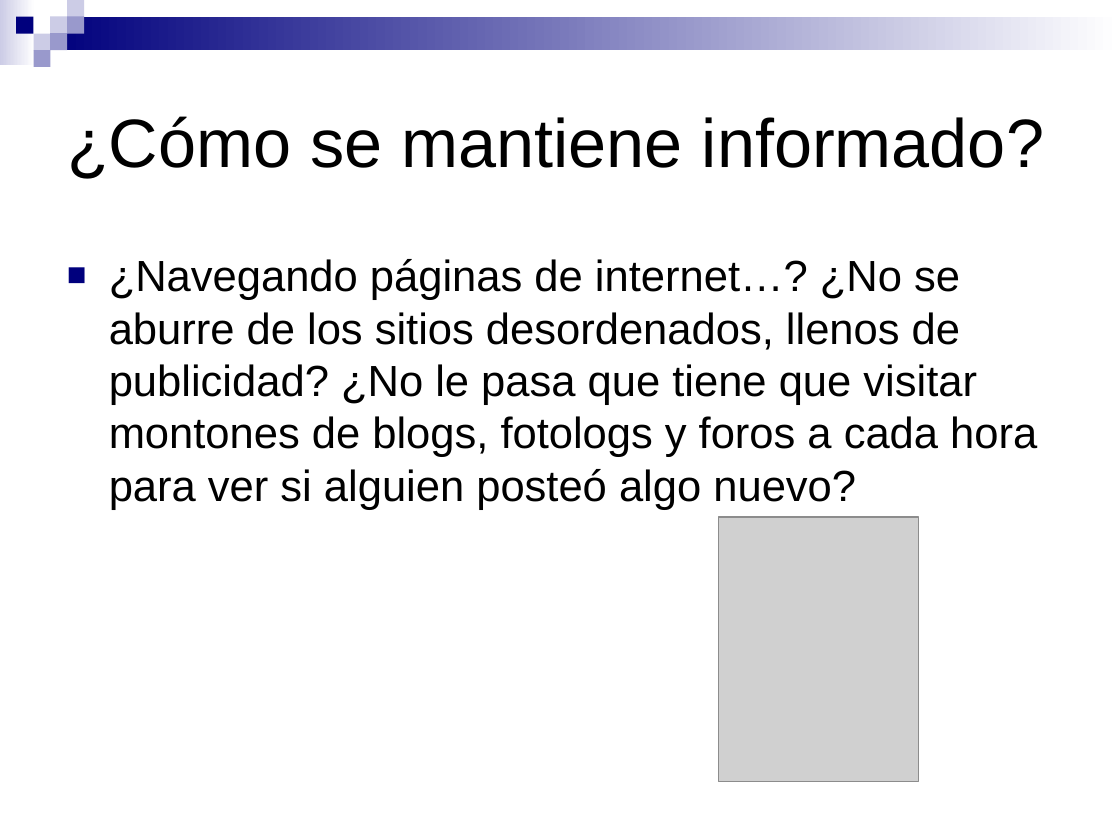
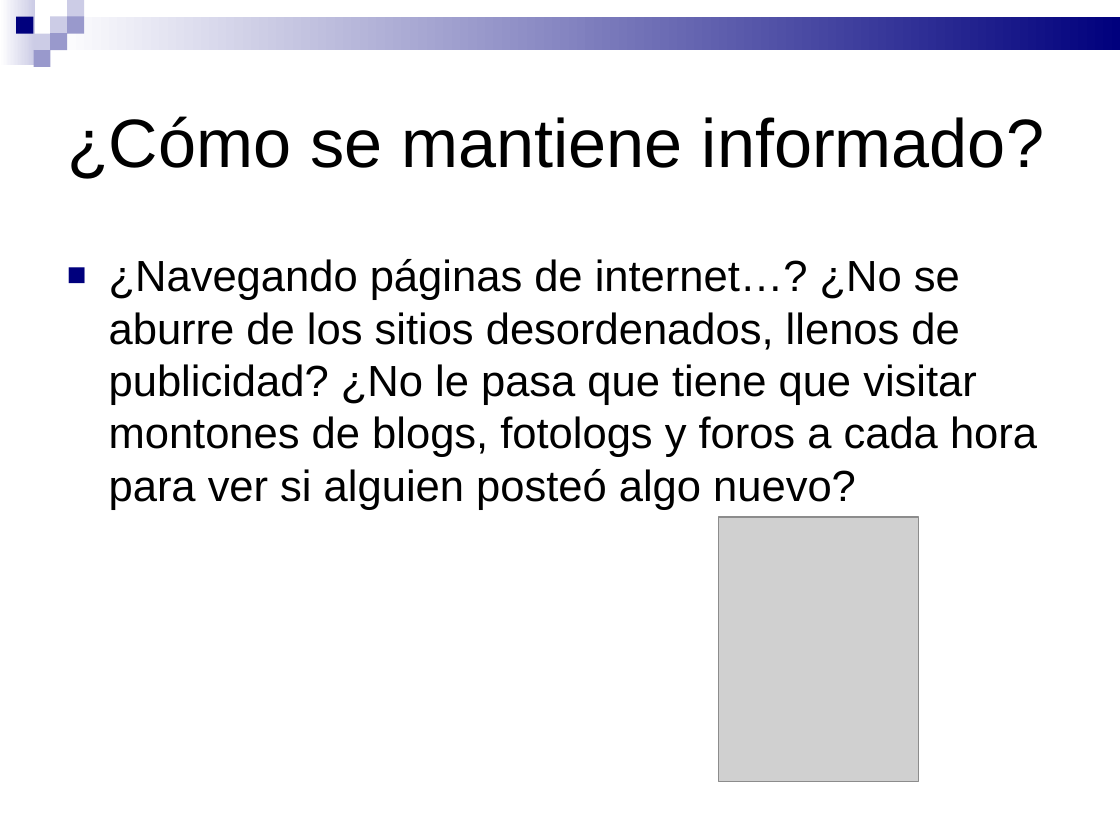
Before and after one commit to pablorusso/breader, a slide deck: slide 4 of disenio/presentacion.ppt. Drawn at 1120x840 pixels with LibreOffice and Linux fonts; fonts in the diff are those of the drawing; grey boxes stand for pictures. Boxes give left, top, right and bottom in pixels: in the first picture for what was removed or moved away, otherwise in the second. Text is boxed around its words. In the diff, an @@ line names an element or a change of style, - is before the commit and + after.

```diff
--- a/disenio/presentacion.ppt
+++ b/disenio/presentacion.ppt
@@ rectangle at (x1=0, y1=0, x2=35, y2=65): fill gradient #FFFFFF to #CCCCE6 to gradient #CCCCE6 to #FFFFFF @@
@@ rectangle at (x1=50, y1=17, x2=1120, y2=50): fill gradient #FFFFFF to #00007D to gradient #00007D to #FFFFFF @@
```
Also in this commit, not shown: 6 other slides changed, 5 slides removed.
